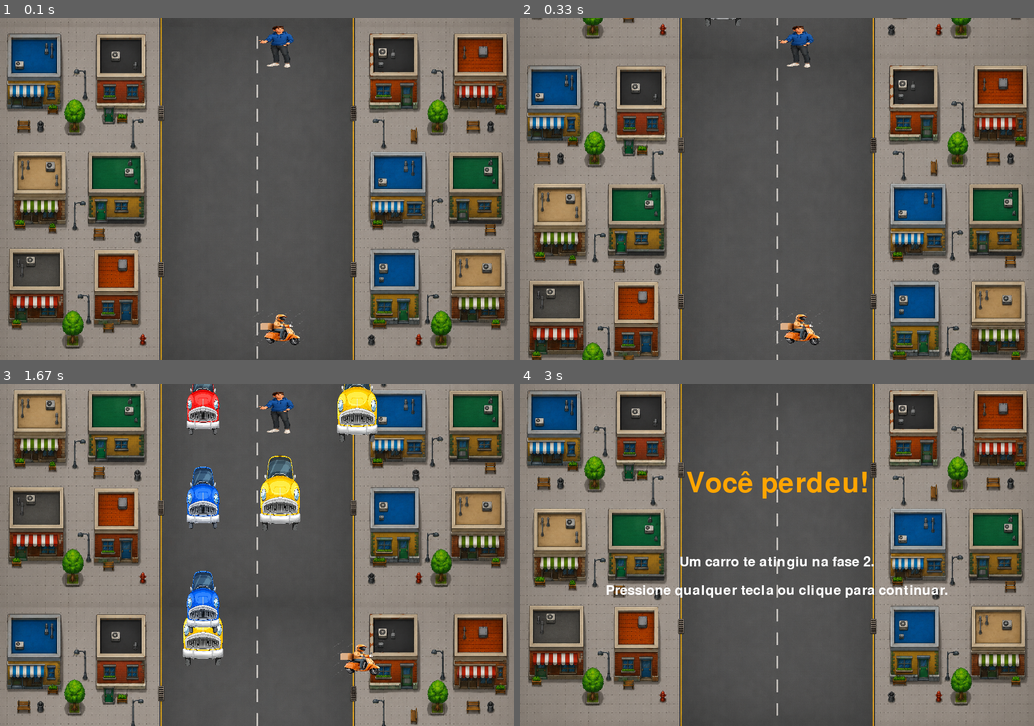
Above: before the commit, frames 1-4 (two rows, left to right).
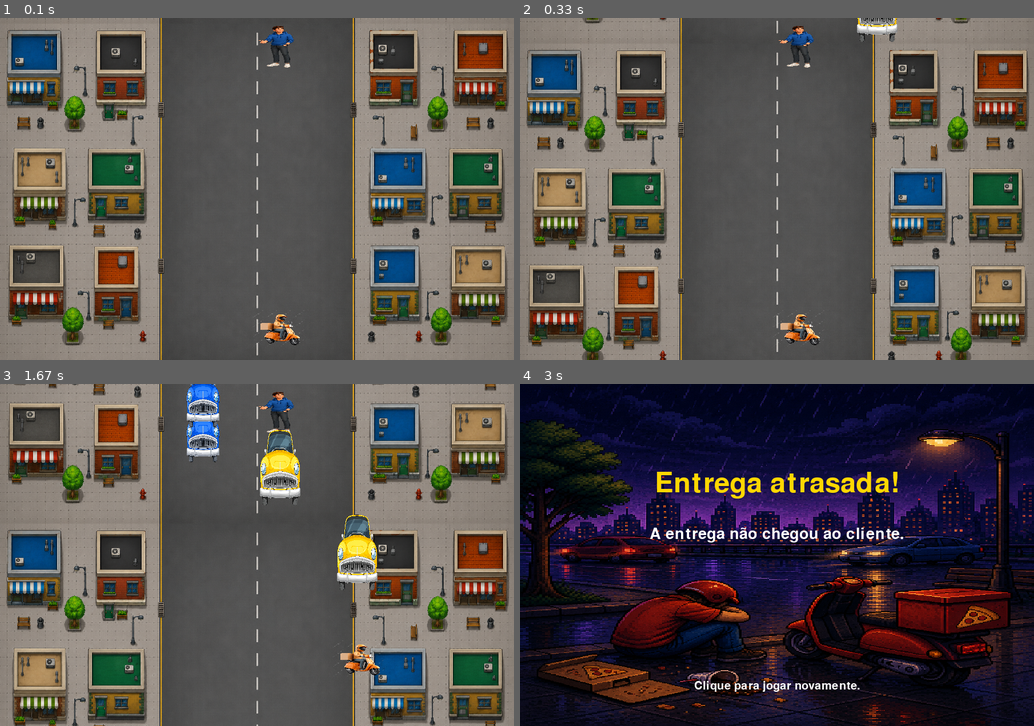
Above: after the commit, the same moments.

Repository: julienyinsper/PygameCERTO
Game: pygame game, started from fase2.py
Two runs of this game, one before a commit and one after it. Both use one fixed random seed, a clock stepped at 60 frames per second and the inputs below.
Inputs:
- Up to frame 1 (0.1 s): no input
- Up to frame 2 (0.33 s): no input
- Up to frame 3 (1.67 s): hold Right 0.33-0.8 s; hold Up 0.83-1.13 s; hold Right 1.17-1.63 s
- Up to frame 4 (3 s): hold Left 1.67-2.2 s; hold Down 2.23-2.53 s

The runs differ from the first frame. In frame 1, 19% of the frame differs, in the area x 0-100%, y 0-100%; in frame 2, 32%; in frame 3, 50%; in frame 4, 99%.

Commit message:
Corrigindo telas fase2 e deixando mais fácil

Diff:
--- a/fase2.py
+++ b/fase2.py
@@ -2,35 +2,8 @@
 import pygame
 import random
 import sys
-
-
-def mostrar_derrota_fase2(window, WIDTH, HEIGHT, background):
-    fonte_titulo = pygame.font.SysFont(None, 72)
-    fonte_texto = pygame.font.SysFont(None, 36)
-
-    titulo = fonte_titulo.render("Você perdeu!", True, (255, 165, 0))
-    msg1 = fonte_texto.render("Um carro te atingiu na fase 2.", True, (255, 255, 255))
-    msg2 = fonte_texto.render(
-        "Pressione qualquer tecla ou clique para continuar.",
-        True,
-        (255, 255, 255)
-    )
-
-    window.blit(background, (0, 0))
-    window.blit(titulo, (WIDTH // 2 - titulo.get_width() // 2, HEIGHT // 4))
-    window.blit(msg1, (WIDTH // 2 - msg1.get_width() // 2, HEIGHT // 2))
-    window.blit(msg2, (WIDTH // 2 - msg2.get_width() // 2, HEIGHT // 2 + 50))
-    pygame.display.flip()
-
-    esperando = True
-    while esperando:
-        for event in pygame.event.get():
-            if event.type == pygame.QUIT:
-                pygame.quit()
-                sys.exit()
-
-            if event.type == pygame.KEYDOWN or event.type == pygame.MOUSEBUTTONDOWN:
-                esperando = False
+from perdeu import perdeu
+from tela_prox_nivel import tela_prox_nivel
 
 
 def fase2():
@@ -45,9 +18,6 @@
     clock = pygame.time.Clock()
 
     # Sons
-    som_comeco = None
-    som_gameover = None
-
     try:
         pygame.mixer.init()
 
@@ -59,9 +29,6 @@
         som_comeco.set_volume(0.8)
         som_comeco.play()
 
-        som_gameover = pygame.mixer.Sound("Assets/Sons/Gameover.mp3")
-        som_gameover.set_volume(0.8)
-
     except:
         print("Algum som não carregou, mas o jogo vai continuar.")
 
@@ -70,7 +37,7 @@
     imagem_fundo = pygame.transform.scale(imagem_fundo, (WIDTH, HEIGHT))
 
     fundo_y = 0
-    velocidade_fundo = 8
+    velocidade_fundo = 5
 
     # Limites da rua
     ROAD_LEFT = 300
@@ -89,10 +56,7 @@
     cliente_height = 80
 
     imagem_cliente = pygame.image.load("Assets/Imagens/Cliente.png").convert_alpha()
-    imagem_cliente = pygame.transform.scale(
-        imagem_cliente,
-        (cliente_width, cliente_height)
-    )
+    imagem_cliente = pygame.transform.scale(imagem_cliente, (cliente_width, cliente_height))
 
     cliente_rect = imagem_cliente.get_rect()
     cliente_rect.midtop = (ROAD_CENTER, 10)
@@ -104,10 +68,7 @@
     entregador_height = 70
 
     imagem_entregador = pygame.image.load("Assets/Imagens/Entregador.png").convert_alpha()
-    imagem_entregador = pygame.transform.scale(
-        imagem_entregador,
-        (entregador_width, entregador_height)
-    )
+    imagem_entregador = pygame.transform.scale(imagem_entregador, (entregador_width, entregador_height))
 
     # Carros
     CAR_WIDTH = 80
@@ -138,13 +99,10 @@
 
             if self.rect.left < ROAD_LEFT:
                 self.rect.left = ROAD_LEFT
-
             if self.rect.right > ROAD_RIGHT:
                 self.rect.right = ROAD_RIGHT
-
             if self.rect.top < 0:
                 self.rect.top = 0
-
             if self.rect.bottom > HEIGHT:
                 self.rect.bottom = HEIGHT
 
@@ -160,13 +118,10 @@
         def reset(self):
             self.rect.centerx = self.lane_x
             self.rect.y = random.randint(-800, -CAR_HEIGHT)
-
-            # Carros mais rápidos na fase 2
-            self.speedy = random.randint(10, 15)
+            self.speedy = random.randint(7, 10)
 
         def update(self):
             self.rect.y += self.speedy
-
             if self.rect.top > HEIGHT:
                 self.reset()
 
@@ -201,7 +156,6 @@
                 pygame.quit()
                 sys.exit()
 
-        # Movimento contínuo pelo teclado
         teclas = pygame.key.get_pressed()
 
         jogador.speedx = 0
@@ -209,13 +163,10 @@
 
         if teclas[pygame.K_LEFT]:
             jogador.speedx = -7
-
         if teclas[pygame.K_RIGHT]:
             jogador.speedx = 7
-
         if teclas[pygame.K_UP]:
             jogador.speedy = -7
-
         if teclas[pygame.K_DOWN]:
             jogador.speedy = 7
 
@@ -223,34 +174,23 @@
 
         # Movimento da rua
         fundo_y += velocidade_fundo
-
         if fundo_y >= HEIGHT:
             fundo_y = 0
 
-        # Colisão com carros
+        # Colisão com carros = perdeu
         if pygame.sprite.spritecollide(jogador, all_cars, False, pygame.sprite.collide_mask):
             pygame.mixer.music.stop()
-
-            if som_gameover:
-                som_gameover.play()
-
-            mostrar_derrota_fase2(window, WIDTH, HEIGHT, imagem_fundo)
-
-            resultado = 0
-            game = False
-            continue
-
-        # Vitória ao chegar no cliente
+            perdeu()
+            return 0
+
+        # Vitória = passa para próxima tela
         if jogador.rect.colliderect(zona_entrega):
-            resultado = 3
-            game = False
-            continue
-
-        # Desenho do fundo em movimento
+            tela_prox_nivel()
+            return 1
+
+        # Desenho
         window.blit(imagem_fundo, (0, fundo_y))
         window.blit(imagem_fundo, (0, fundo_y - HEIGHT))
-
-        # Desenho dos personagens
         window.blit(imagem_cliente, cliente_rect)
         all_sprites.draw(window)
 
@@ -260,6 +200,4 @@
 
 
 if __name__ == "__main__":
-    print("Começando fase 2...")
-    resultado = fase2()
-    print("Fase 2 terminou com resultado:", resultado)
+    fase2()
